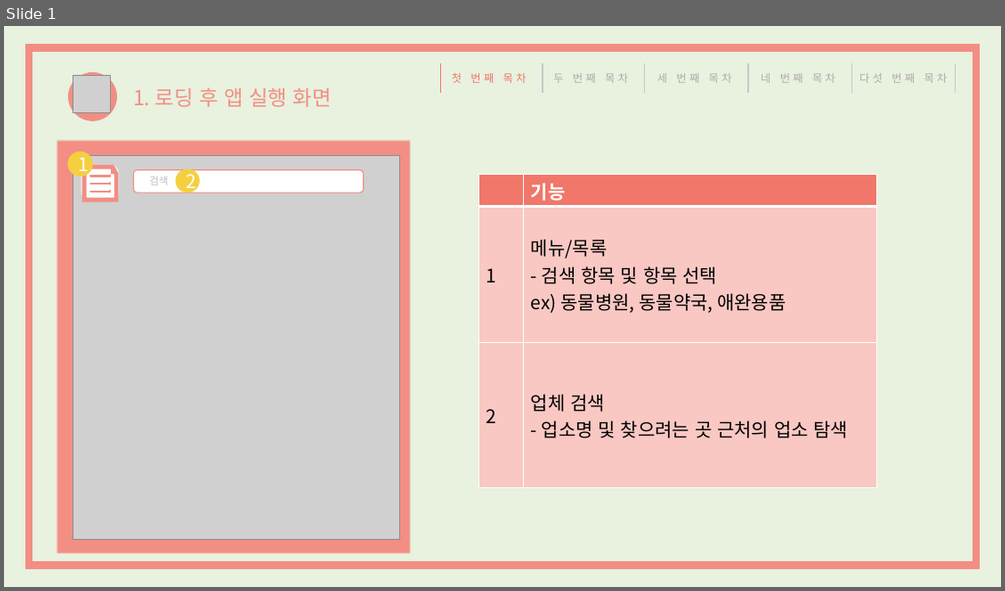
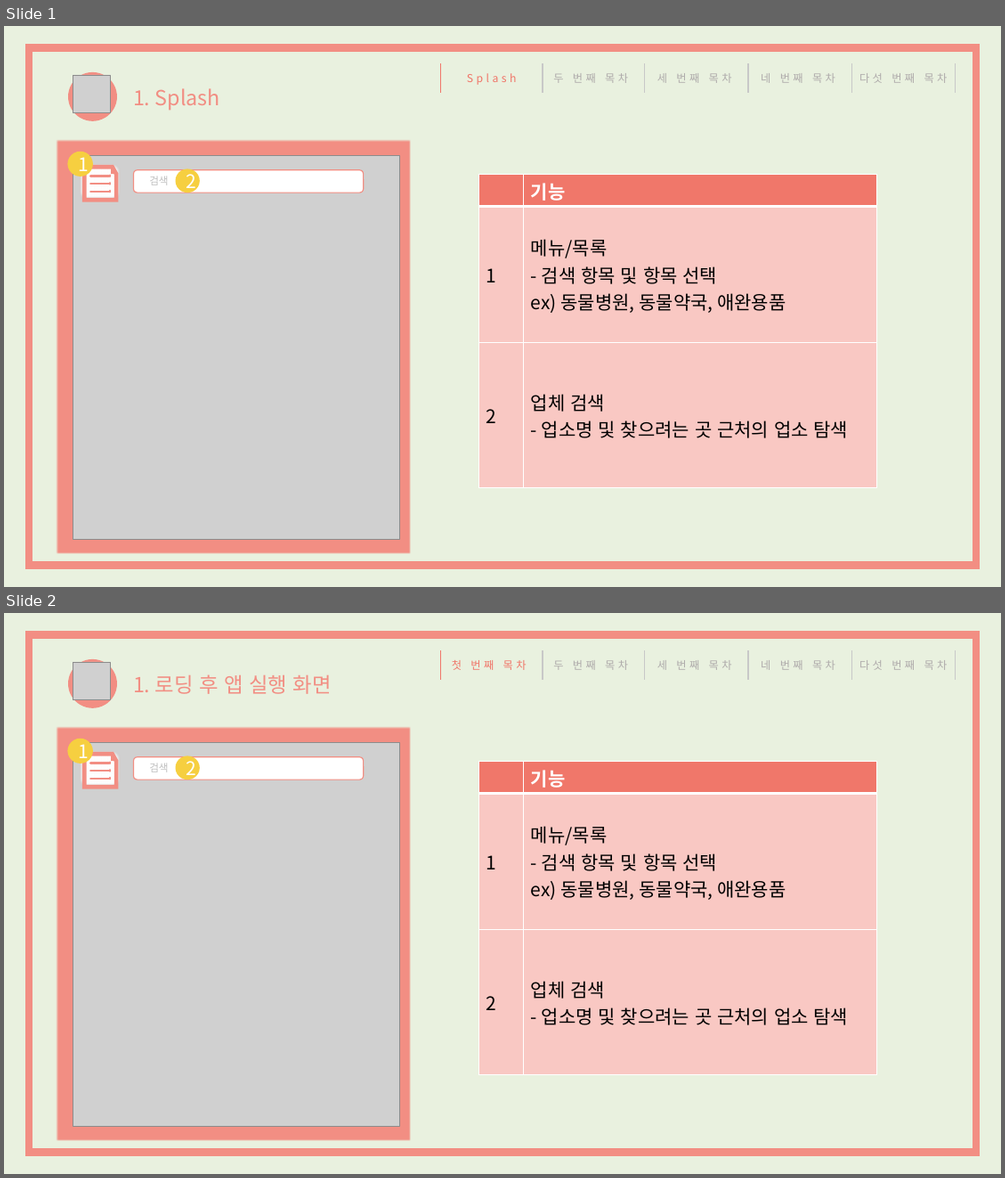
Before and after one commit to OkSeungBae/Android_APP, a slide deck: 2. User Interface 설계서/UserInterface.pptx. Shown one above the other, each under a label of ours: slide 1 before the commit, slides 1 and 2 after it. The pictures are 1005x591 and 1005x1178 pixels, drawn with LibreOffice and Linux fonts; fonts in the diff are those of the drawing; grey boxes stand for pictures; background and template pictures are left out. Boxes give left, top, right and bottom in pixels: in the first picture for what was removed or moved away, otherwise in the second. Text is boxed around its words. In the diff, an @@ line names an element or a change of style, - is before the commit and + after.

```diff
--- a/2. User Interface 설계서/UserInterface.pptx
+++ b/2. User Interface 설계서/UserInterface.pptx
@@ slide 1 added at [4,26,1001,587], background #E9F1DF @@
@@ rectangle added at [29,47,976,565], outline #F28E83 7 pt @@
@@ ellipse added at [68,72,117,121], fill #F28E83 @@
@@ picture added at [73,75,111,112] @@
@@ line added from (441, 63) to (441, 94), #F0776A 1 pt @@
@@ text added at [467,73,517,85], 10.5 pt, text #F0776A @@
+Splash
@@ line added from (542, 63) to (542, 94), #C8C8C8 1 pt @@
@@ text added at [553,73,628,83], 10.5 pt, text #AFABAB @@
+두 번째 목차
@@ line added from (645, 63) to (645, 94), #C8C8C8 1 pt @@
@@ text added at [657,73,732,83], 10.5 pt, text #AFABAB @@
+세 번째 목차
@@ line added from (748, 63) to (748, 94), #C8C8C8 1 pt @@
@@ text added at [760,73,835,83], 10.5 pt, text #AFABAB @@
+네 번째 목차
@@ line added from (852, 63) to (852, 94), #C8C8C8 1 pt @@
@@ text added at [859,73,947,83], 10.5 pt, text #AFABAB @@
+다섯 번째 목차
@@ line added from (955, 63) to (955, 94), #C8C8C8 1 pt @@
@@ text added at [133,88,220,110], 20 pt, text #F28E83 @@
+1. Splash
@@ rectangle added at [57,141,409,553], fill #F28E83, outline #F28E83 1 pt @@
@@ ellipse added at [67,151,93,177], fill #F6CF40, 18 pt, text #FFFFFF @@
+1
@@ picture added at [73,155,399,540] @@
@@ rounded rectangle added at [133,170,363,192], fill #FFFFFF, outline #F28E83 1 pt @@
@@ rectangle added at [138,173,179,189], fill #FFFFFF, outline #FFFFFF 1 pt, 10 pt, text #BFBFBF @@
+검색
@@ ellipse added at [175,168,200,192], fill #F6CF40, 18 pt, text #FFFFFF @@
+2
@@ table added at [479,174,877,488], 3 rows, 2 columns @@
+ | 기능
+1 | 메뉴/목록 / - 검색 항목 및 항목 선택 / ex) 동물병원, 동물약국, 애완용품
+2 | 업체 검색 / - 업소명 및 찾으려는 곳 근처의 업소 탐색
@@ group added at [80,164,120,200]: 3 lines, 3 ellipses, 2 freeform shapes, 1 rounded rectangle @@
@@ what was slide 1 is now slide 2 @@
```
Also in this commit, not shown: 1 other file.
